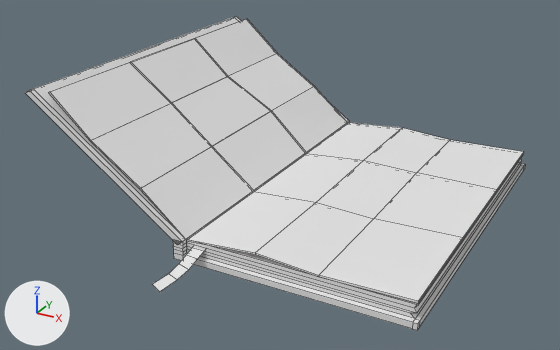
The FBX model project/assets/models/memory_objects/carnet.fbx: old version first, new version second.
One viewpoint serves both versions: a camera (50 mm lens) standing at (1.29, -3.83, 2.12) and looking at (-0.67, -0.26, 0.33). The lights are fixed; the arrows at lower left show +X, +Y and +Z. Mesh edges are drawn as thin lines.

The scene before the commit, as lines of its bpy script (objects in view):
```python
me_cube_001 = bpy.data.meshes.new('Cube.001')
me_cube_001.from_pydata(...)  # 160 vertices, 149 faces; spans x -1.78..0.44, y -1.34..1.03, z 0.12..0.89
me_cube_001.materials.append(mat_book)  # its picture is missing
# before: 42 (0.44, -1.0, 0.12) at pixel (419, 326), 43 (0.44, 1.0, 0.12) at pixel (523, 170), 44 (0.44, 1.0, 0.16) at pixel (524, 165), 45 (0.44, -1.0, 0.16) at pixel (420, 320), 137 (0.44, -1.03, 0.16) at pixel (417, 323)
# before: 138 (0.44, -1.03, 0.12) at pixel (417, 330), 157 (0.44, 1.03, 0.16) at pixel (525, 163), 158 (0.44, 1.03, 0.12) at pixel (524, 168)
ob_cube = bpy.data.objects.new('Cube', me_cube_001)
ob_cube.location = (0.0, 0.0, 0.0)
```
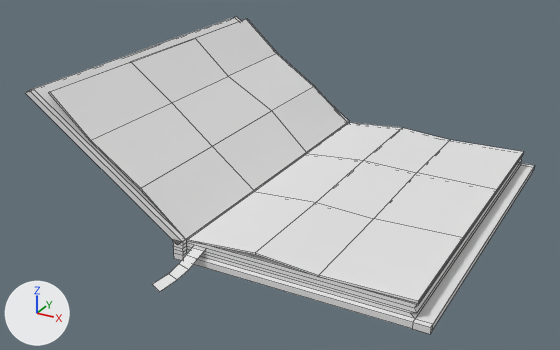
The newer file is also rescaled (x0.2), turned or shifted as a whole; pictures and numbers use the older file's frame.

Location of each change, [x1, y1, x2, y2] in pixels of the pictures (560 x 350 px; the box of a moved part takes in the faces that stretch with it):
'Cube', reshaped: before [26, 16, 525, 330]; after [26, 16, 535, 334]
part 1 of me_cube_001, moved or reshaped: before [412, 163, 525, 330]; after [412, 163, 535, 334]

The change, as a list of edits to the scene's bpy script:
```text
Change me_cube_001:
    where me_cube_001.from_pydata(...)  # 160 vertices, 149 faces; spans x -1.78..0.44, y -1.34..1.03, z 0.12..0.89
    used by ob_cube; location = (0.0, 0.0, 0.0)
    verts and faces of me_cube_001; kept vertices keep their numbers, new ones are numbered from 160
    me_cube_001 part 1
    add for i in [*range(42, 46), 137, 138, 157, 158]: verts[i] += (0.06, 0.0, 0.0)
```
